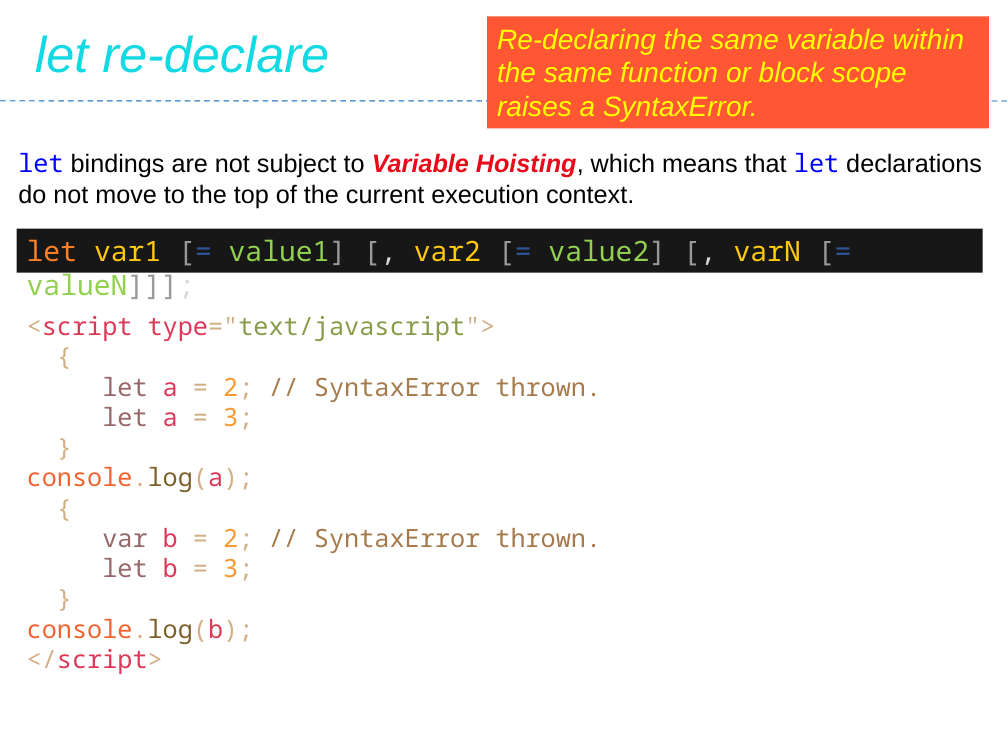
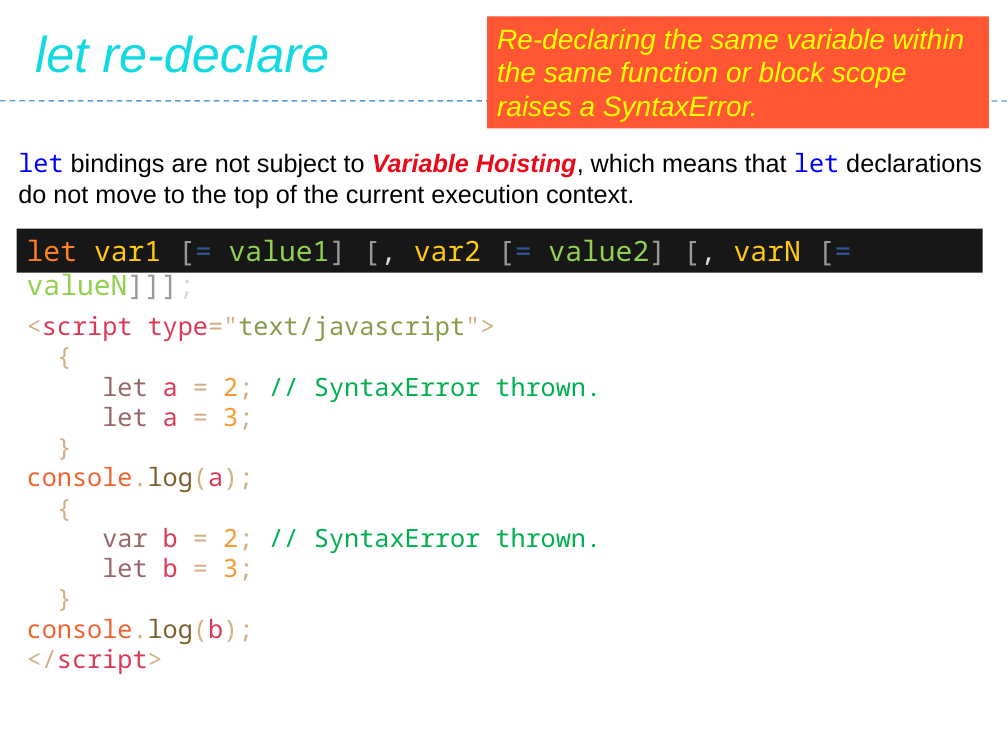
Before and after one commit to Saleel-Bagde/PPT-s, a slide deck: slide 50 of JavaScript.pptx (slide 47 before the commit). Drawn at 1008x756 pixels with LibreOffice and Linux fonts; fonts in the diff are those of the drawing. Boxes give left, top, right and bottom in pixels: in the first picture for what was removed or moved away, otherwise in the second. Text is boxed around its words. In the diff, an @@ line names an element or a change of style, - is before the commit and + after.

```diff
--- a/JavaScript.pptx
+++ b/JavaScript.pptx
@@ text at <box>102,377,601,553</box>: text colour #A57A4C to #00B050 in "// SyntaxError thrown.", "// SyntaxError thrown." @@
```
Also in this commit, not shown: 3 other slides changed, 3 slides added, 2 other files.
